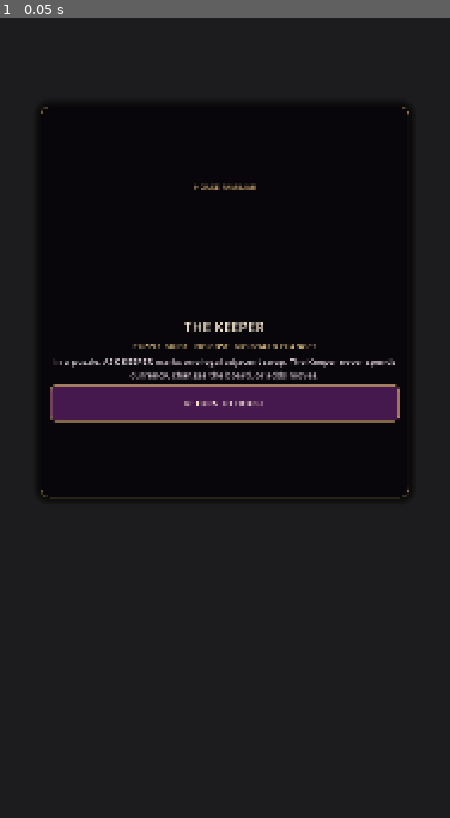
Above: before the commit, frame 1.
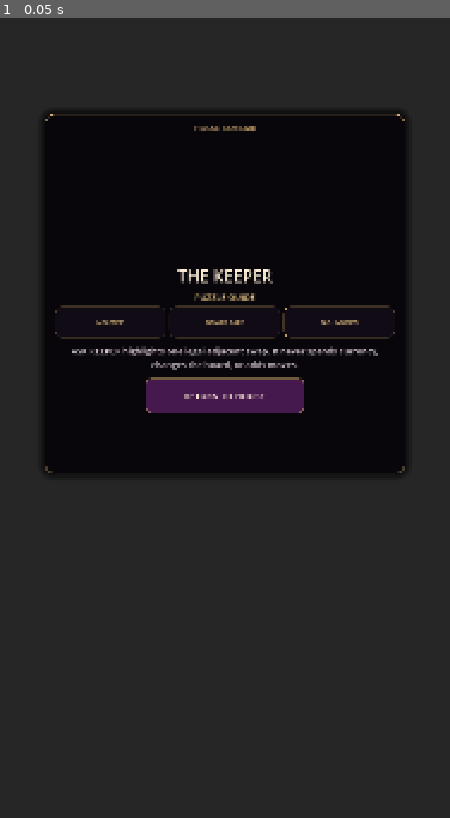
Above: after the commit, the same moment.

Repository: Jay-prodesign/akilta-match3
Game: Godot game, scene res://src/ui/home/keeper_role_panel.tscn
Same seed, same stepped clock (60 frames per second), same inputs: the game is played once before the commit and once after it. This scene is started directly instead of the project's main scene.
Inputs:
- Up to frame 1 (0.05 s): no input

The runs differ from the first frame. In frame 1, 8.0% of the frame differs, in the area x 8-92%, y 10-61%.

Commit message:
Recompose Keeper overlay around truthful familiar role

Diff:
--- a/src/ui/home/keeper_role_panel.tscn
+++ b/src/ui/home/keeper_role_panel.tscn
@@ -32,6 +32,22 @@
 corner_radius_bottom_right = 12
 corner_radius_bottom_left = 12
 
+[sub_resource type="StyleBoxFlat" id="TruthChip"]
+bg_color = Color(0.07, 0.045, 0.085, 0.92)
+border_width_left = 1
+border_width_top = 1
+border_width_right = 1
+border_width_bottom = 1
+border_color = Color(0.831, 0.678, 0.439, 0.68)
+corner_radius_top_left = 16
+corner_radius_top_right = 16
+corner_radius_bottom_right = 16
+corner_radius_bottom_left = 16
+content_margin_left = 8.0
+content_margin_top = 6.0
+content_margin_right = 8.0
+content_margin_bottom = 6.0
+
 [node name="KeeperRoleOverlay" type="Control"]
 layout_mode = 3
 anchors_preset = 15
@@ -51,22 +67,22 @@
 grow_horizontal = 2
 grow_vertical = 2
 mouse_filter = 0
-color = Color(0.012, 0.008, 0.018, 0.66)
+color = Color(0.012, 0.008, 0.018, 0.52)
 
 [node name="Card" type="PanelContainer" parent="."]
 layout_mode = 1
-anchor_left = 0.09
-anchor_top = 0.11
-anchor_right = 0.91
-anchor_bottom = 0.60
+anchor_left = 0.10
+anchor_top = 0.12
+anchor_right = 0.90
+anchor_bottom = 0.57
 grow_horizontal = 2
 grow_vertical = 2
 theme_override_styles/panel = SubResource("Card")
 
 [node name="Content" type="VBoxContainer" parent="Card"]
 layout_mode = 2
-theme_override_constants/separation = 9
-alignment = 1
+theme_override_constants/separation = 8
+alignment = 0
 
 [node name="Kicker" type="Label" parent="Card/Content"]
 layout_mode = 2
@@ -76,7 +92,7 @@
 horizontal_alignment = 1
 
 [node name="KeeperArt" type="TextureRect" parent="Card/Content"]
-custom_minimum_size = Vector2(0, 280)
+custom_minimum_size = Vector2(0, 300)
 layout_mode = 2
 expand_mode = 1
 stretch_mode = 5
@@ -84,29 +100,79 @@
 [node name="Name" type="Label" parent="Card/Content"]
 layout_mode = 2
 theme_override_colors/font_color = Color(1, 0.941, 0.847, 1)
-theme_override_font_sizes/font_size = 34
+theme_override_colors/font_outline_color = Color(0.02, 0.014, 0.028, 0.96)
+theme_override_constants/outline_size = 4
+theme_override_font_sizes/font_size = 40
 text = "THE KEEPER"
 horizontal_alignment = 1
 
 [node name="Role" type="Label" parent="Card/Content"]
 layout_mode = 2
 theme_override_colors/font_color = Color(0.949, 0.816, 0.545, 1)
-theme_override_font_sizes/font_size = 19
-text = "PUZZLE GUIDE · NO COST · NO BOARD CHANGES"
+theme_override_font_sizes/font_size = 21
+text = "PUZZLE GUIDE"
 horizontal_alignment = 1
 autowrap_mode = 2
 
+[node name="TruthRow" type="HBoxContainer" parent="Card/Content"]
+custom_minimum_size = Vector2(0, 74)
+layout_mode = 2
+theme_override_constants/separation = 8
+alignment = 1
+
+[node name="NoCost" type="PanelContainer" parent="Card/Content/TruthRow"]
+layout_mode = 2
+size_flags_horizontal = 3
+theme_override_styles/panel = SubResource("TruthChip")
+
+[node name="Label" type="Label" parent="Card/Content/TruthRow/NoCost"]
+layout_mode = 2
+theme_override_colors/font_color = Color(0.949, 0.816, 0.545, 1)
+theme_override_font_sizes/font_size = 15
+text = "NO COST"
+horizontal_alignment = 1
+vertical_alignment = 1
+
+[node name="BoardSafe" type="PanelContainer" parent="Card/Content/TruthRow"]
+layout_mode = 2
+size_flags_horizontal = 3
+theme_override_styles/panel = SubResource("TruthChip")
+
+[node name="Label" type="Label" parent="Card/Content/TruthRow/BoardSafe"]
+layout_mode = 2
+theme_override_colors/font_color = Color(0.949, 0.816, 0.545, 1)
+theme_override_font_sizes/font_size = 15
+text = "BOARD SAFE"
+horizontal_alignment = 1
+vertical_alignment = 1
+
+[node name="MovesSafe" type="PanelContainer" parent="Card/Content/TruthRow"]
+layout_mode = 2
+size_flags_horizontal = 3
+theme_override_styles/panel = SubResource("TruthChip")
+
+[node name="Label" type="Label" parent="Card/Content/TruthRow/MovesSafe"]
+layout_mode = 2
+theme_override_colors/font_color = Color(0.949, 0.816, 0.545, 1)
+theme_override_font_sizes/font_size = 15
+text = "NO +MOVES"
+horizontal_alignment = 1
+vertical_alignment = 1
+
 [node name="Body" type="Label" parent="Card/Content"]
+custom_minimum_size = Vector2(0, 82)
 layout_mode = 2
 theme_override_colors/font_color = Color(0.9, 0.84, 0.88, 1)
 theme_override_font_sizes/font_size = 21
-text = "In a puzzle, ASK KEEPER marks one legal adjacent swap. The Keeper never spends currency, changes the board, or adds moves."
+text = "ASK KEEPER highlights one legal adjacent swap. It never spends currency, changes the board, or adds moves."
 horizontal_alignment = 1
+vertical_alignment = 1
 autowrap_mode = 2
 
 [node name="Close" type="Button" parent="Card/Content"]
-custom_minimum_size = Vector2(0, 88)
+custom_minimum_size = Vector2(380, 84)
 layout_mode = 2
+size_flags_horizontal = 4
 theme_override_colors/font_color = Color(1, 0.941, 0.847, 1)
 theme_override_font_sizes/font_size = 21
 theme_override_styles/normal = SubResource("Action")
Not shown: 1 places in src/ui/home/keeper_role_panel.tscn that only renumber resources
